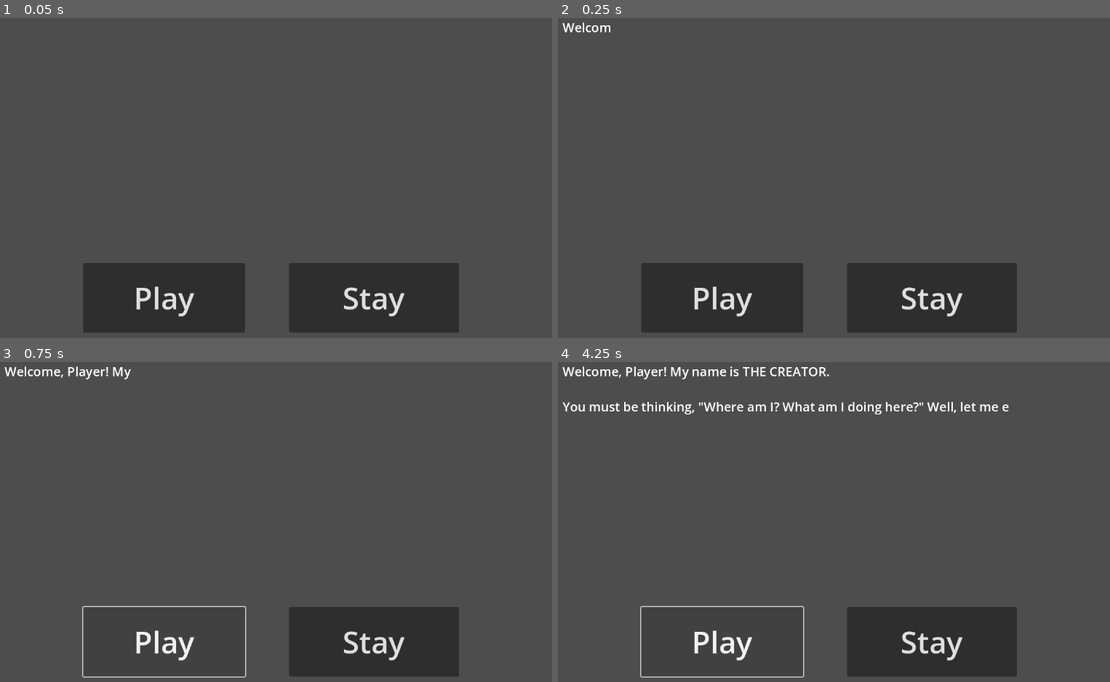
Above: before the commit, frames 1-4 (two rows, left to right).
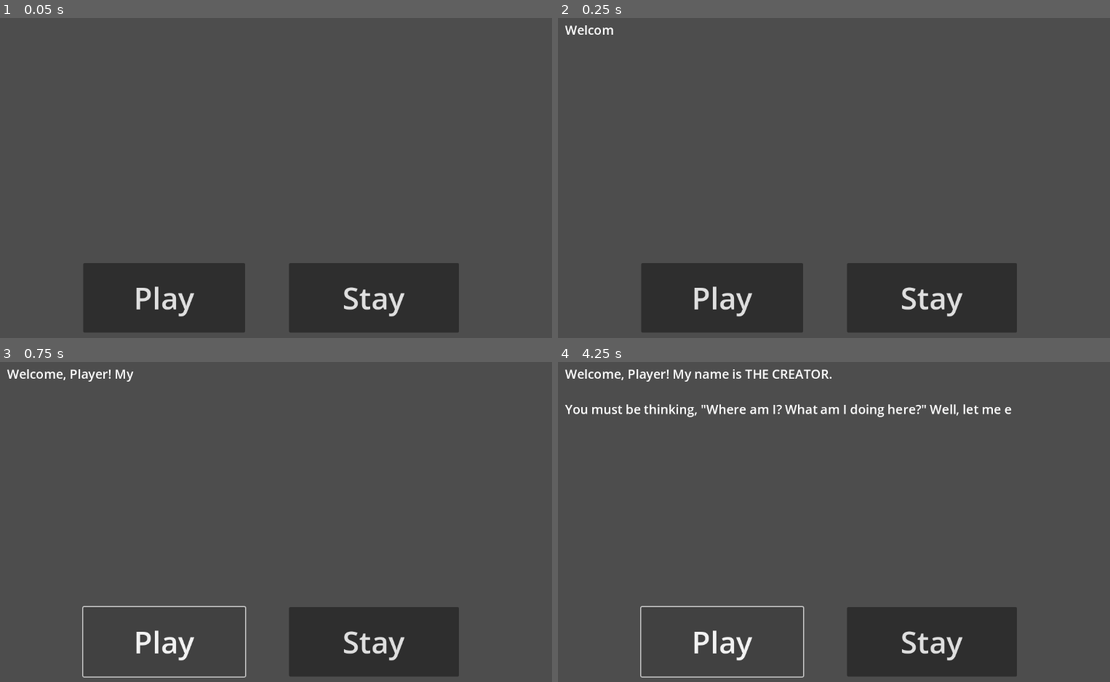
Above: after the commit, the same moments.

Repository: DarcoLard/new-game-project
Game: Godot game, scene res://main.tscn
The game is run twice, just before and just after one commit, with the same random seed, the same clock (stepped at 60 frames per second) and the same inputs.
Inputs:
- Up to frame 1 (0.05 s): no input
- Up to frame 2 (0.25 s): no input
- Up to frame 3 (0.75 s): click "Play" at 0.5 s
- Up to frame 4 (4.25 s): click "Play" at 1.25 s; click "Stay" at 2 s; click "Stay" at 2.75 s; click "Play" at 3.5 s

Frame 1 is identical in both runs. In frame 2, 0.2% of the frame differs, in the area x 0-11%, y 1-6%; in frame 3, 0.5%; in frame 4, 2.7%, in the area x 0-83%, y 1-18%.

Commit message:
Update main.tscn

Diff:
--- a/main.tscn
+++ b/main.tscn
@@ -81,10 +81,10 @@
 [node name="Control" type="Control" parent="."]
 layout_mode = 3
 anchors_preset = 0
-offset_left = -4.0
-offset_top = -4.0
-offset_right = 1149.0
-offset_bottom = 465.0
+offset_left = 1.0
+offset_top = 1.0
+offset_right = 1154.0
+offset_bottom = 470.0
 
 [node name="RichTextLabel" type="RichTextLabel" parent="Control"]
 layout_mode = 0
